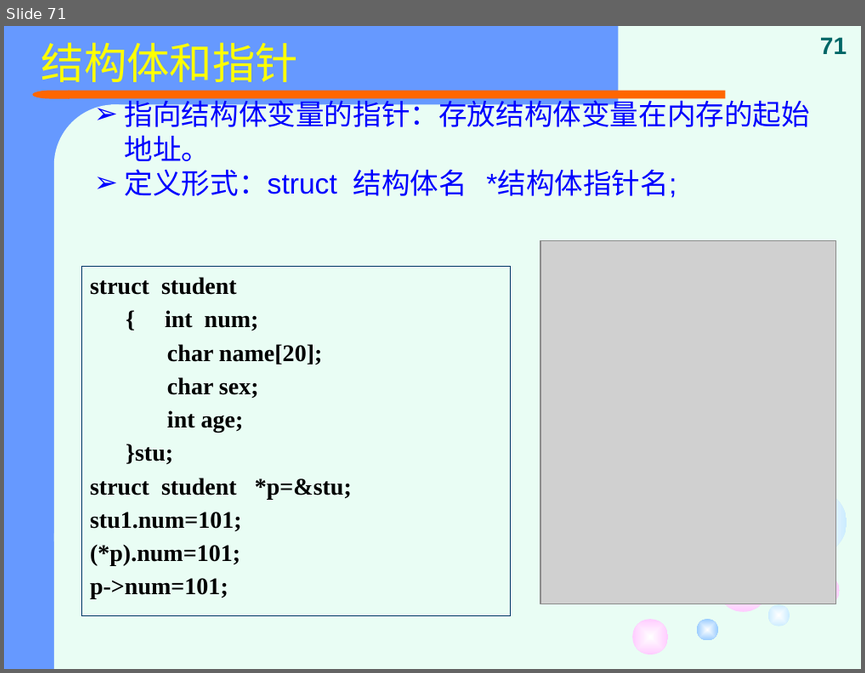
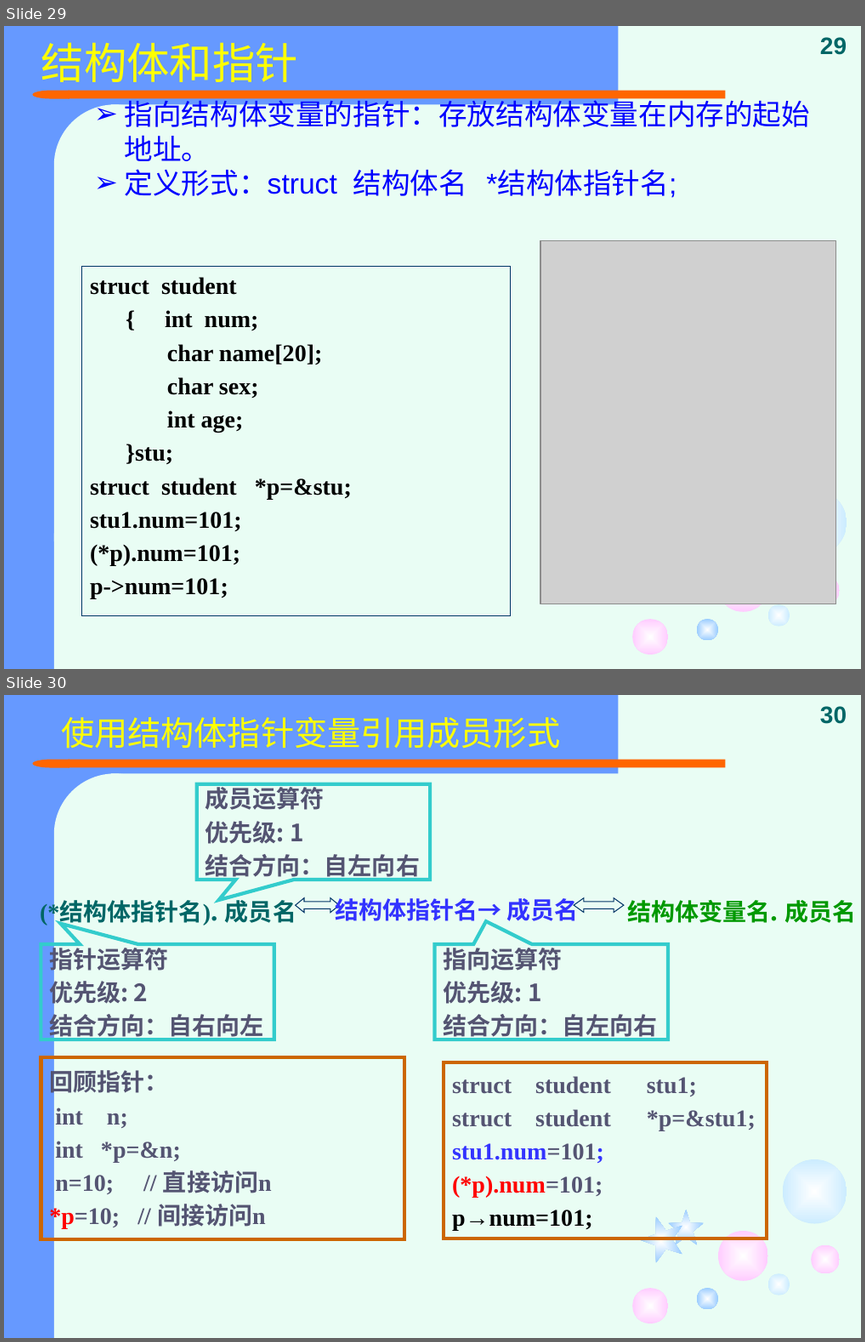
Before and after one commit to jtrfid/C-Repositories, a slide deck: 2015备课/课件/复习.pptx. Shown one above the other, each under a label of ours: slide 71 before the commit, slides 29 and 30 after it. The pictures are 865x673 and 865x1342 pixels, drawn with LibreOffice and Linux fonts; fonts in the diff are those of the drawing; grey boxes stand for pictures. Boxes give left, top, right and bottom in pixels: in the first picture for what was removed or moved away, otherwise in the second. Text is boxed around its words. In the diff, an @@ line names an element or a change of style, - is before the commit and + after.

```diff
--- a/2015备课/课件/复习.pptx
+++ b/2015备课/课件/复习.pptx
@@ slide 30 added at [4, 695, 861, 1338], background #E9FDF4; not listed: 12 template elements that a slide beside it also shows @@
@@ title added at [61, 716, 560, 749], 28 pt, text #FFFF00, bold @@
+使用结构体指针变量引用成员形式
@@ page number added at [820, 706, 846, 724], 20 pt, text #006666 @@
+30
@@ speech box added at [197, 784, 430, 879], outline #33CCCC 3 pt, 20 pt, text #545472, bold @@
+成员运算符
+优先级: 1
+结合方向：自左向右
@@ group added at [40, 896, 856, 925]: 3 texts, 2 left right arrows @@
+      (*结构体指针名). 成员名
+结构体指针名→ 成员名
+结构体变量名. 成员名
@@ speech box added at [41, 944, 274, 1039], outline #33CCCC 3 pt, 20 pt, text #545472, bold @@
+指针运算符
+优先级: 2
+结合方向：自右向左
@@ speech box added at [435, 944, 668, 1039], outline #33CCCC 3 pt, 20 pt, text #545472, bold @@
+指向运算符
+优先级: 1
+结合方向：自左向右
@@ rectangle added at [41, 1057, 404, 1239], outline #CC6600 3 pt, 20 pt, text #545472, bold @@
+回顾指针：
+int n;
+int *p=&n;
+n=10; // 直接访问n
+*p=10; // 间接访问n
@@ rectangle added at [443, 1061, 766, 1238], outline #CC6600 3 pt, 20 pt, text #545472, bold @@
+struct student stu1;
+struct student *p=&stu1;
+stu1.num=101;
+(*p).num=101;
+p→num=101;
@@ freeform shape added at [640, 1216, 682, 1262], fill gradient #FFFFFF to #99CCFF @@
@@ freeform shape added at [668, 1209, 704, 1245], fill gradient #FFFFFF to #99CCFF @@
@@ what was slide 71 is now slide 29 @@
@@ page number at [820, 37, 846, 55]: text changed @@
-71
+29
```
Also in this commit, not shown: 5 slides changed, 3 other slides added, 49 slides removed.
